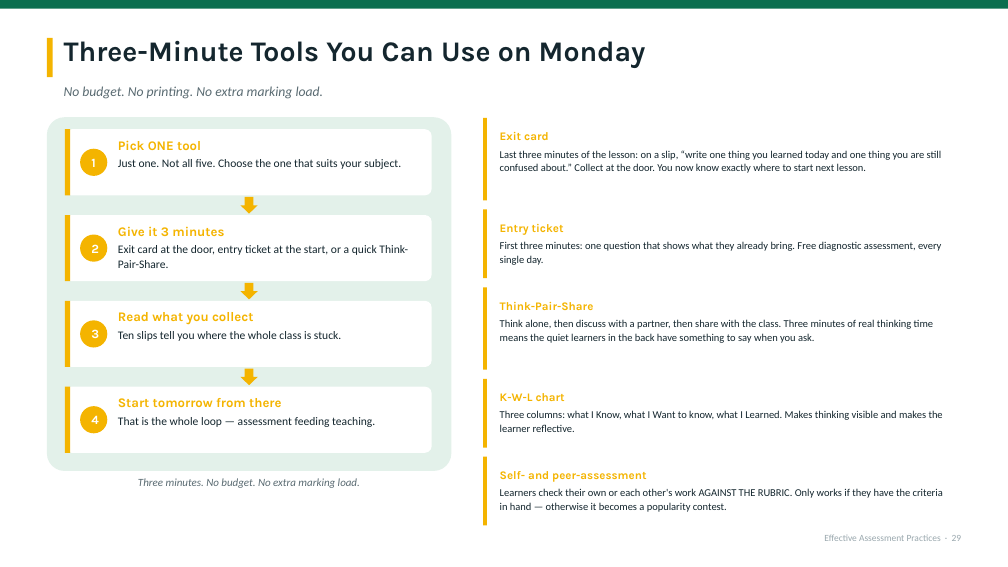
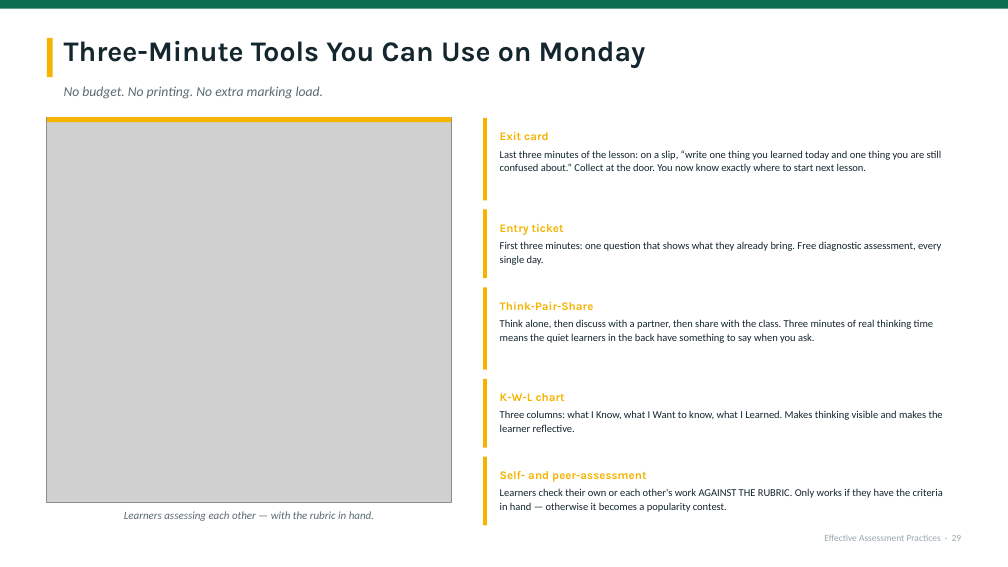
Before and after one commit to kumahemmanuel69-oss/Keelson-ACADEX, a slide deck: slide 29 of deliverables/Effective-Assessment-Practices-KATON-2026.pptx. Drawn at 1008x567 pixels with LibreOffice and Linux fonts; fonts in the diff are those of the drawing; grey boxes stand for pictures. Boxes give left, top, right and bottom in pixels: in the first picture for what was removed or moved away, otherwise in the second. Text is boxed around its words. In the diff, an @@ line names an element or a change of style, - is before the commit and + after.

Commit message:
Add assessment strategies section and real illustrations
Expand the KATON 2026 deck from 36 to 40 slides and the handbook from 21 to 22
pages.

- New Part 6 'Strategies That Work': portfolio, debate and practical/performance
  assessment, each with the manual's own requirements plus classroom scenarios
- Replace the three placeholder flow diagrams (feedback, three-minute tools,
  e-assessment) with real illustrations now that the image budget allowed
- Six new illustrations: feedback mechanic, peer assessment, tech classroom,
  portfolio, debate, practical lab
- Regenerate the presenter run sheet for 40 slides
- Verified: zero text overflow across all 40 slides

```diff
--- a/deliverables/Effective-Assessment-Practices-KATON-2026.pptx
+++ b/deliverables/Effective-Assessment-Practices-KATON-2026.pptx
@@ rounded rectangle removed at box(47, 117, 451, 471) @@
@@ picture added at box(47, 117, 451, 503) @@
@@ rectangle added at box(47, 117, 451, 123), fill #F4B400 @@
@@ rounded rectangle removed at box(65, 129, 432, 195) @@
@@ rectangle removed at box(65, 129, 70, 195) @@
@@ ellipse removed at box(80, 149, 107, 176) @@
-1
@@ text removed at box(118, 140, 401, 169) @@
-Pick ONE tool
-Just one. Not all five. Choose the one that suits your subject.
@@ down arrow removed at box(240, 197, 258, 213) @@
@@ rounded rectangle removed at box(65, 216, 432, 281) @@
@@ rectangle removed at box(65, 216, 70, 281) @@
@@ ellipse removed at box(80, 234, 107, 262) @@
-2
@@ text removed at box(118, 226, 408, 268) @@
-Give it 3 minutes
-Exit card at the door, entry ticket at the start, or a quick Think-Pair-Share.
@@ down arrow removed at box(240, 283, 258, 299) @@
@@ rounded rectangle removed at box(65, 301, 432, 367) @@
@@ rectangle removed at box(65, 301, 70, 367) @@
@@ ellipse removed at box(80, 321, 107, 348) @@
-3
@@ text removed at box(118, 312, 341, 341) @@
-Read what you collect
-Ten slips tell you where the whole class is stuck.
@@ rounded rectangle removed at box(65, 386, 432, 452) @@
@@ rectangle removed at box(65, 386, 70, 452) @@
@@ down arrow removed at box(240, 368, 258, 385) @@
@@ ellipse removed at box(80, 406, 107, 433) @@
-4
@@ text removed at box(118, 398, 375, 427) @@
-Start tomorrow from there
-That is the whole loop — assessment feeding teaching.
@@ text removed at box(138, 478, 360, 488) @@
-Three minutes. No budget. No extra marking load.
@@ text added at box(124, 511, 374, 521), 10.5 pt, text #5A6B72, italic @@
+Learners assessing each other — with the rubric in hand.
```
Also in this commit, not shown: 9 other slides changed, 4 slides added, 12 other files.
